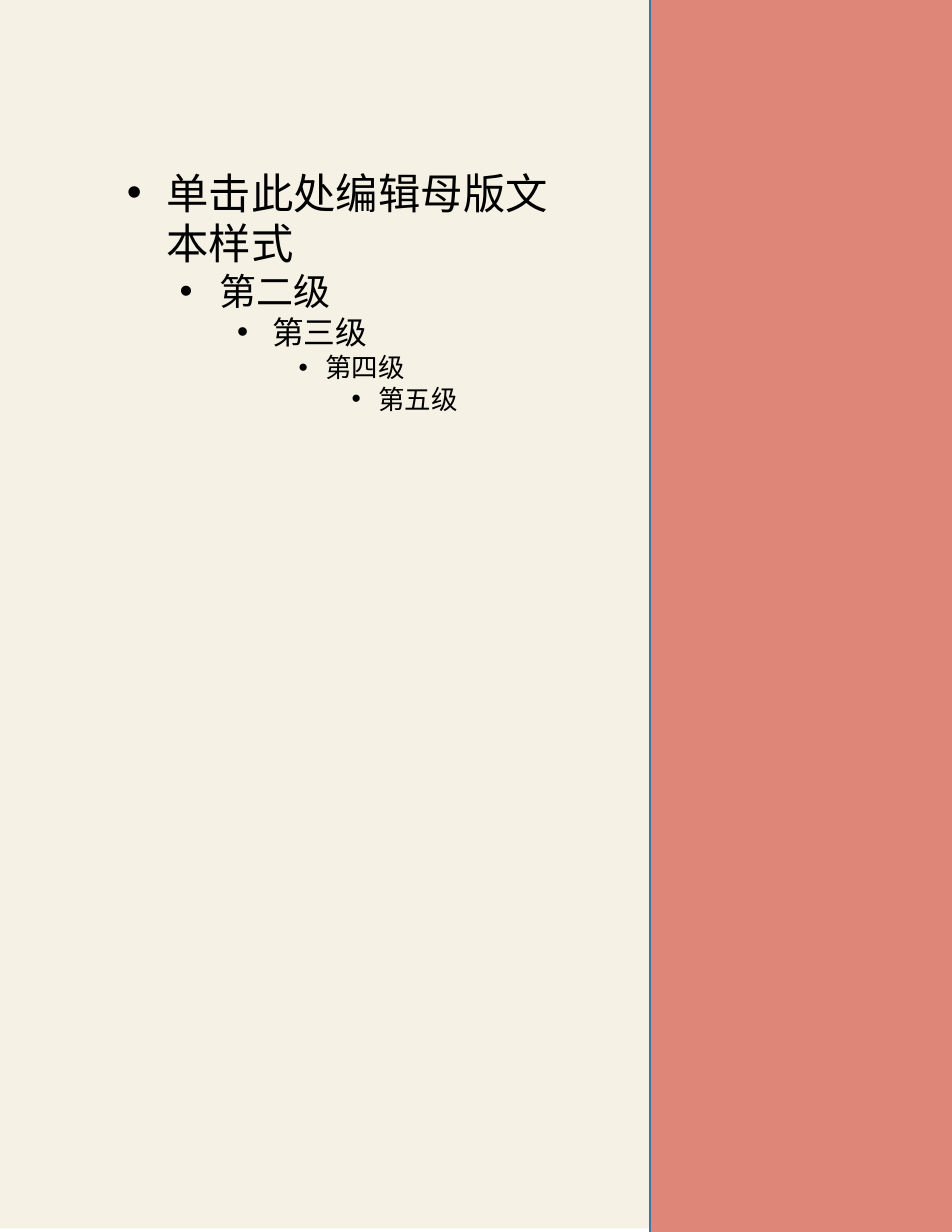
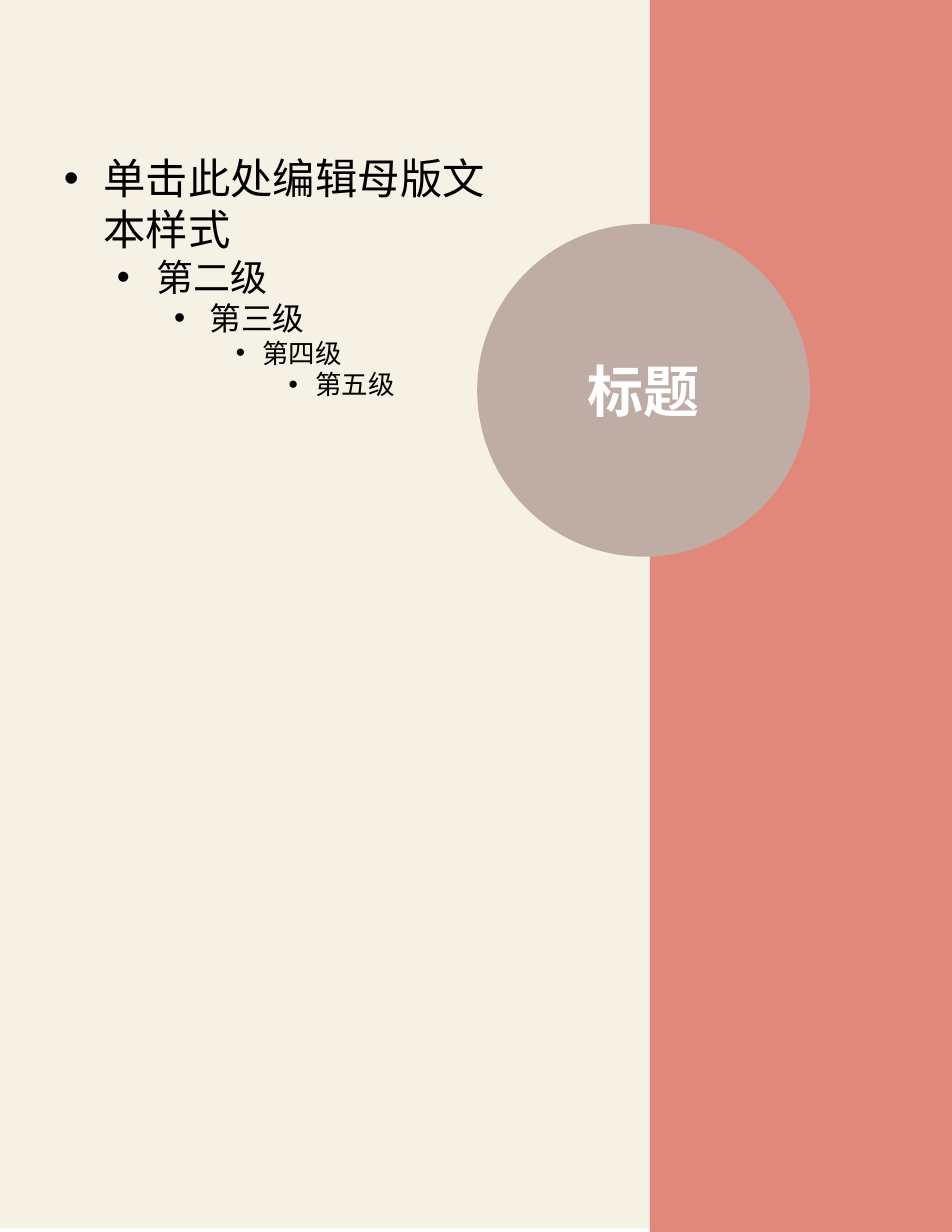
Before and after one commit to XLP-Based-Courses/-, a slide deck: slide 13 of 学习报告文本/学习报告模板.pptx (slide 12 before the commit). Drawn at 952x1232 pixels with LibreOffice and Linux fonts; fonts in the diff are those of the drawing. Boxes give left, top, right and bottom in pixels: in the first picture for what was removed or moved away, otherwise in the second. Text is boxed around its words. In the diff, an @@ line names an element or a change of style, - is before the commit and + after.

```diff
--- a/学习报告文本/学习报告模板.pptx
+++ b/学习报告文本/学习报告模板.pptx
@@ rectangle at (x1=650, y1=0, x2=952, y2=1232): fill #DE8678 to #E2887A; outline #43739E 1 pt to none @@
@@ text "单击此处编辑母版文本样式" moved from (x1=166, y1=173, x2=547, y2=411) to (x1=104, y1=158, x2=485, y2=396) @@
@@ ellipse added at (x1=477, y1=224, x2=810, y2=557), fill #BFADA5, 36 pt, text #FFFFFF, bold @@
+标题
```
Also in this commit, not shown: 1 other slide changed, 5 slides added, 3 slides removed.
